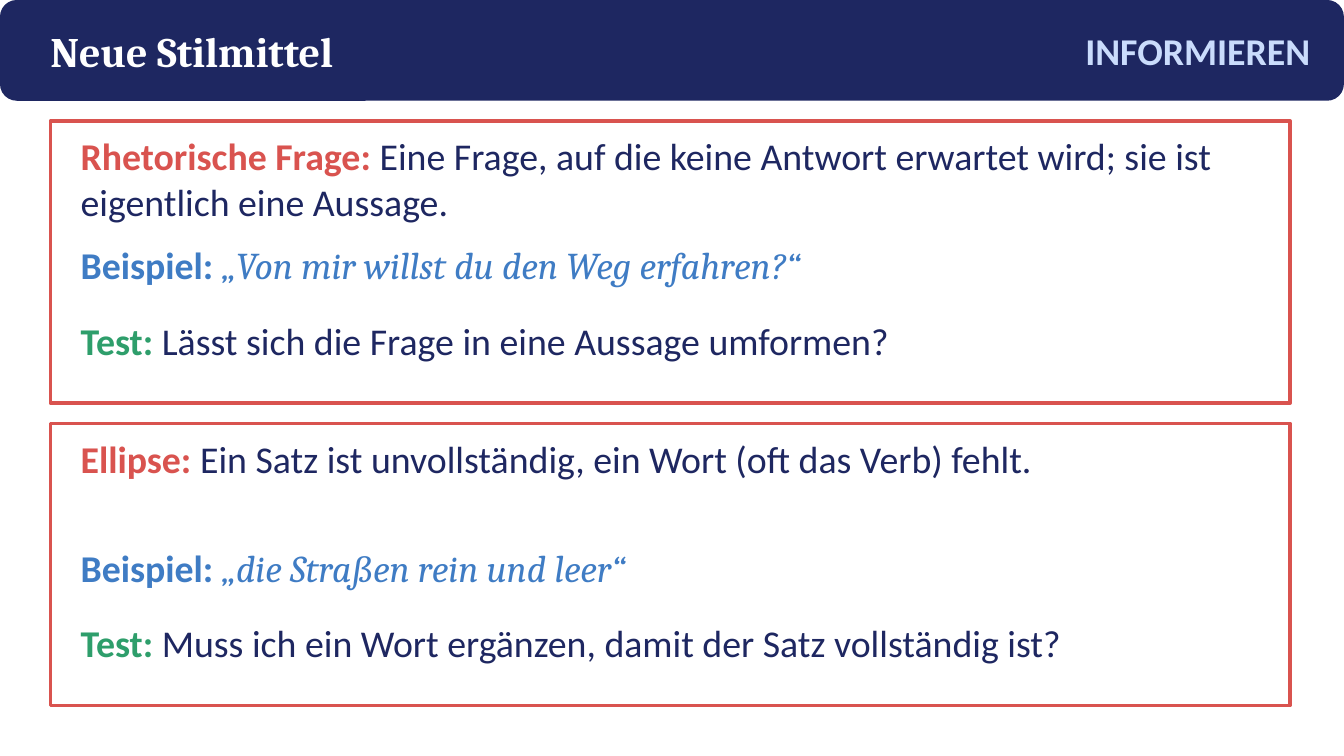
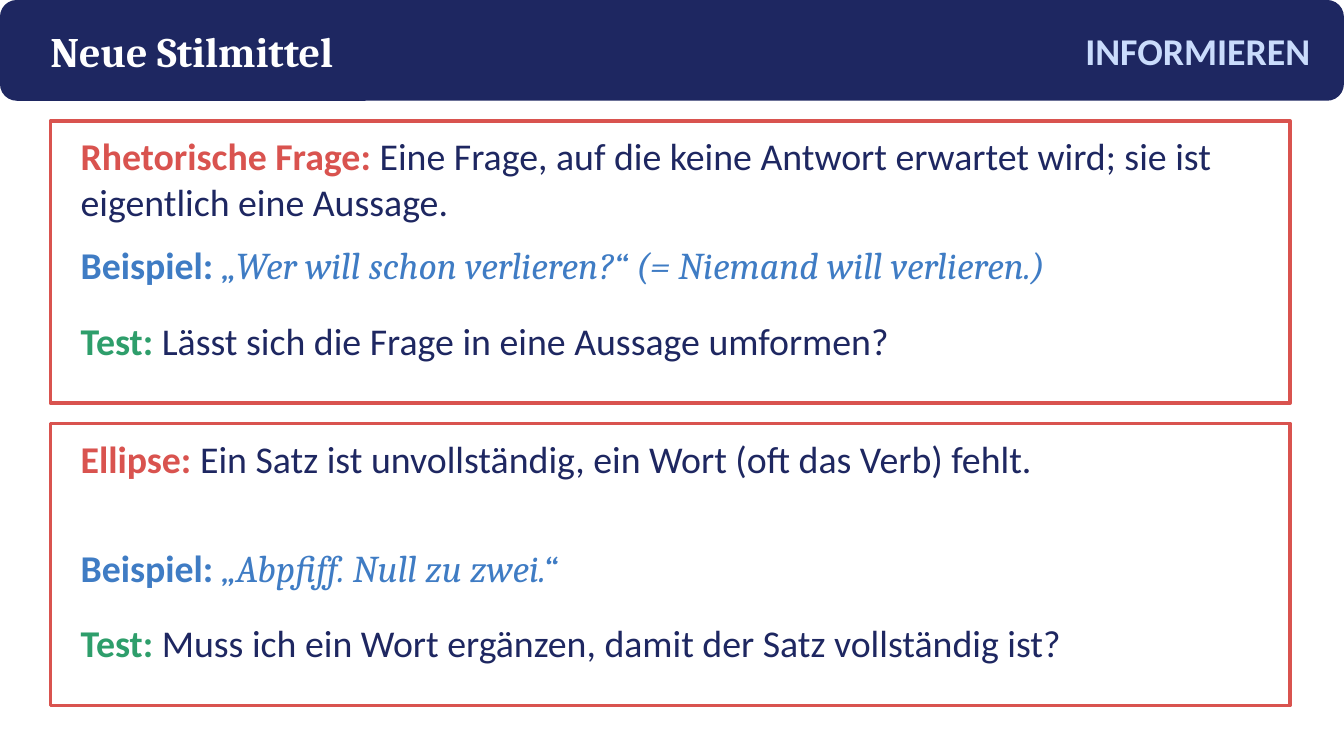
Before and after one commit to golzkonstantin-gif/Schule, a slide deck: slide 9 of Deutsch_11/Kafka_Gibs_auf/Praesentation_Gibs_auf.pptx. Drawn at 1344x756 pixels with LibreOffice and Linux fonts; fonts in the diff are those of the drawing. Boxes give left, top, right and bottom in pixels: in the first picture for what was removed or moved away, otherwise in the second. Text is boxed around its words. In the diff, an @@ line names an element or a change of style, - is before the commit and + after.

```diff
--- a/Deutsch_11/Kafka_Gibs_auf/Praesentation_Gibs_auf.pptx
+++ b/Deutsch_11/Kafka_Gibs_auf/Praesentation_Gibs_auf.pptx
@@ text at box(81, 252, 1045, 285): text changed @@
-Beispiel: „Von mir willst du den Weg erfahren?“
+Beispiel: „Wer will schon verlieren?“ (= Niemand will verlieren.)
@@ text at box(81, 555, 557, 590): text changed @@
-Beispiel: „die Straßen rein und leer“
+Beispiel: „Abpfiff. Null zu zwei.“
```
Also in this commit, not shown: 1 other slide changed, 10 other files.
